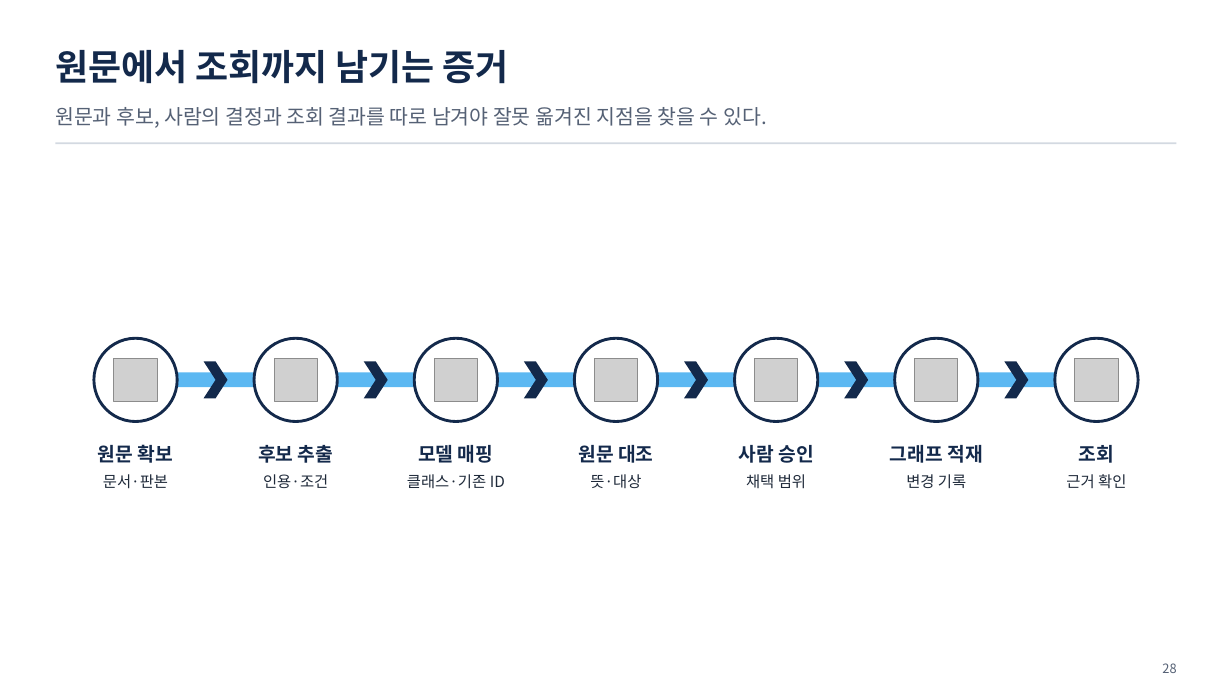
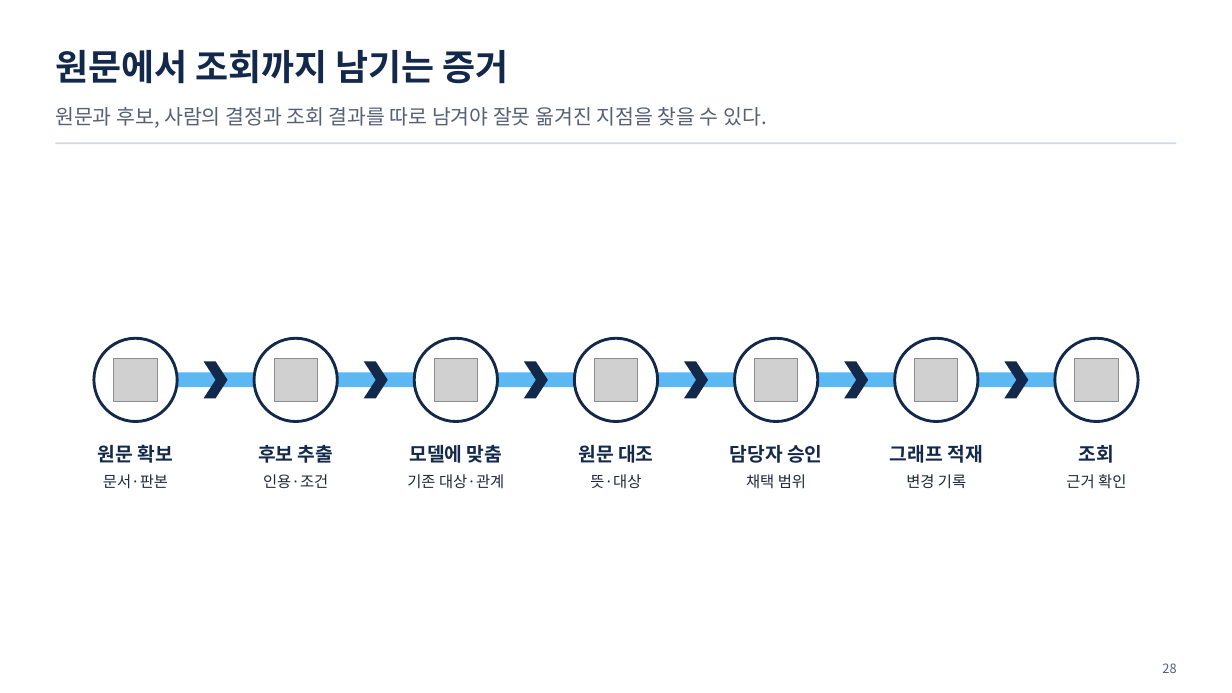
Before and after one commit to uengine-oss/hyd-iot-edu, a slide deck: slide 28 of workspace/강의제작/산출물/실전반/이론/03회차/실전반_03일차.pptx. Drawn at 1232x693 pixels with LibreOffice and Linux fonts; fonts in the diff are those of the drawing; grey boxes stand for pictures. Boxes give left, top, right and bottom in pixels: in the first picture for what was removed or moved away, otherwise in the second. Text is boxed around its words. In the diff, an @@ line names an element or a change of style, - is before the commit and + after.

Commit message:
실전 3회차 문서 추출·검토·조회에서 대상 작업과 근거를 연결

```diff
--- a/workspace/강의제작/산출물/실전반/이론/03회차/실전반_03일차.pptx
+++ b/workspace/강의제작/산출물/실전반/이론/03회차/실전반_03일차.pptx
@@ text at <box>407,445,504,488</box>: text changed @@
-모델 매핑
-클래스·기존 ID
+모델에 맞춤
+기존 대상·관계
@@ text at <box>730,445,822,463</box>: text changed @@
-사람 승인
+담당자 승인
```
Also in this commit, not shown: 3 other slides changed, 4 other files.
